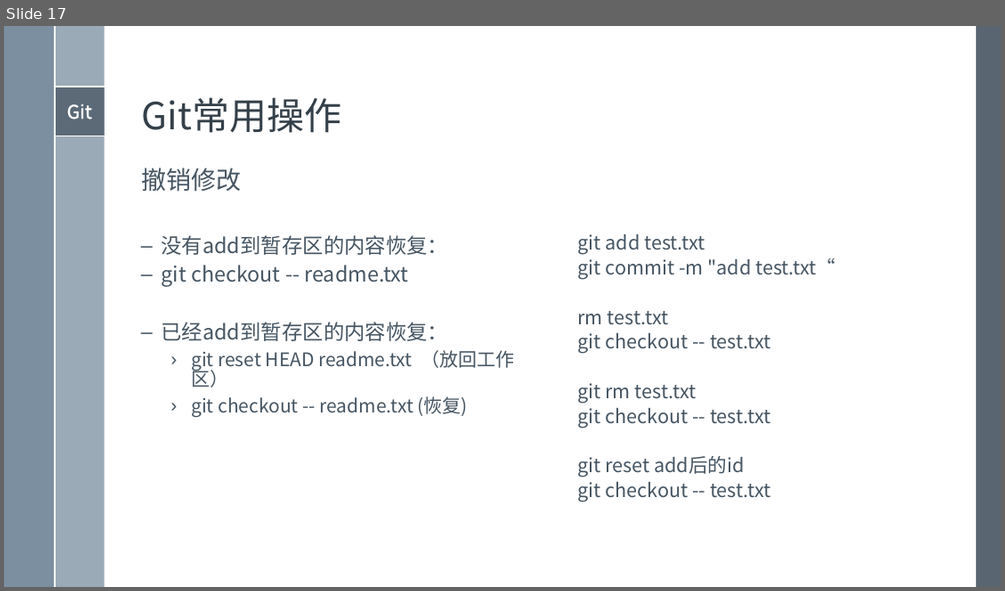
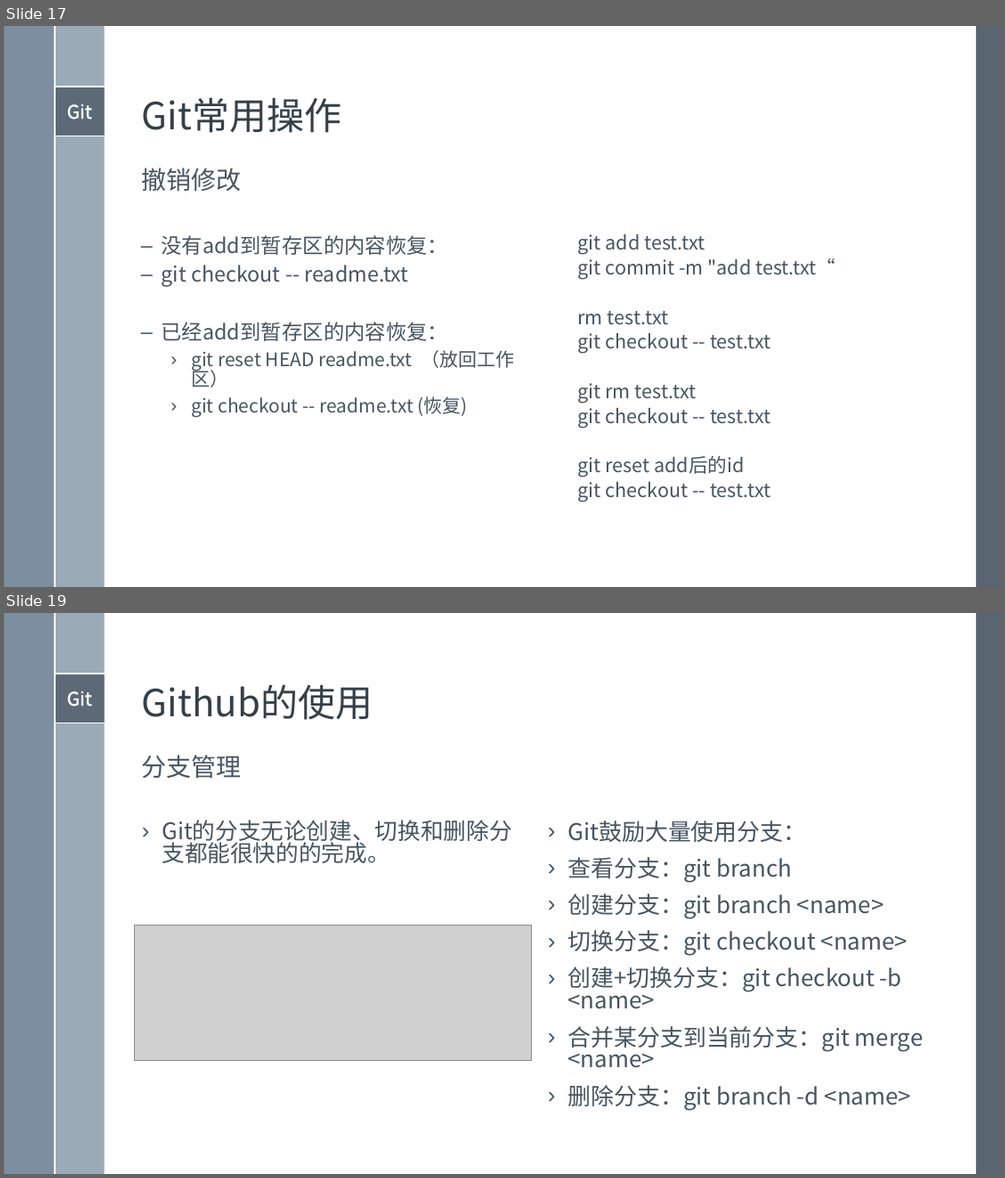
Before and after one commit to xami/joke, a slide deck: docs/windows模板/演示文稿 2.pptx. Shown one above the other, each under a label of ours: slide 17 before the commit, slides 17 and 19 after it; the slides between them are not shown. The pictures are 1005x591 and 1005x1178 pixels, drawn with LibreOffice and Linux fonts; fonts in the diff are those of the drawing; grey boxes stand for pictures. Boxes give left, top, right and bottom in pixels: in the first picture for what was removed or moved away, otherwise in the second. Text is boxed around its words. In the diff, an @@ line names an element or a change of style, - is before the commit and + after.

Commit message:
完成

```diff
--- a/docs/windows模板/演示文稿 2.pptx
+++ b/docs/windows模板/演示文稿 2.pptx
@@ slide 19 added at [4, 613, 1001, 1174], background #FFFFFF; not listed: 7 template elements that a slide beside it also shows @@
@@ title added at [142, 684, 372, 720], 36 pt, text #35404A @@
+Github的使用
@@ text added at [142, 755, 242, 779], 24 pt, text #465562 @@
+分支管理
@@ text added at [162, 819, 512, 863], 22 pt, text #465562 @@
+› Git的分支无论创建、切换和删除分支都能很快的的完成。
@@ text added at [568, 820, 923, 1110], 22.2 pt, text #465562 @@
+› Git鼓励大量使用分支：
+› 查看分支：git branch
+› 创建分支：git branch <name>
+› 切换分支：git checkout <name>
+› 创建+切换分支：git checkout -b <name>
+› 合并某分支到当前分支：git merge <name>
+› 删除分支：git branch -d <name>
@@ picture added at [135, 925, 531, 1060] @@
```
Also in this commit, not shown: 2 slides changed, 13 other slides added, 9 slides removed, 12 other files.
